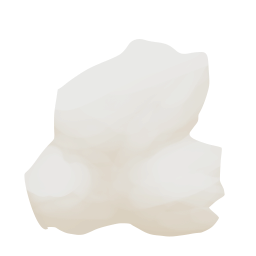
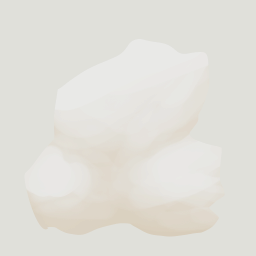
Two versions of the same layered image (256×256). Layer-by-layer changes:
painted on "Arrière-plan" over [0, 0, 256, 256]
